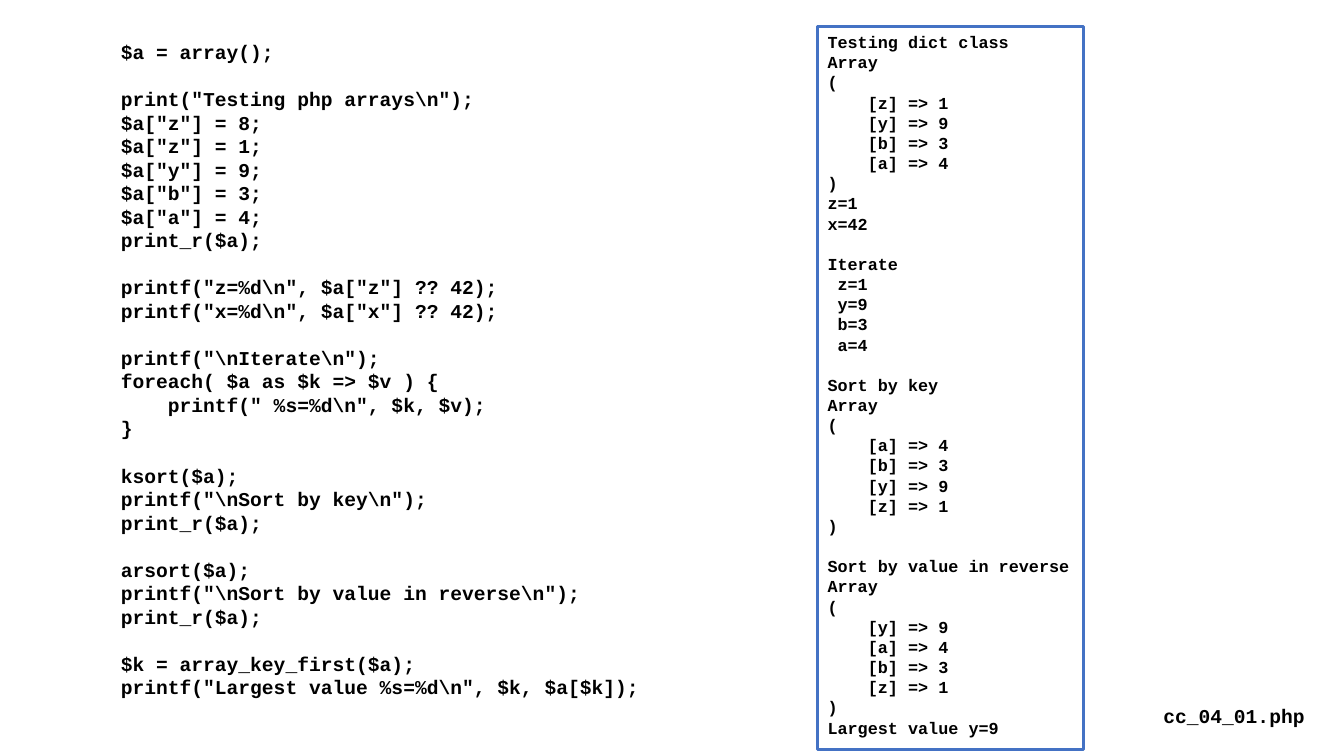
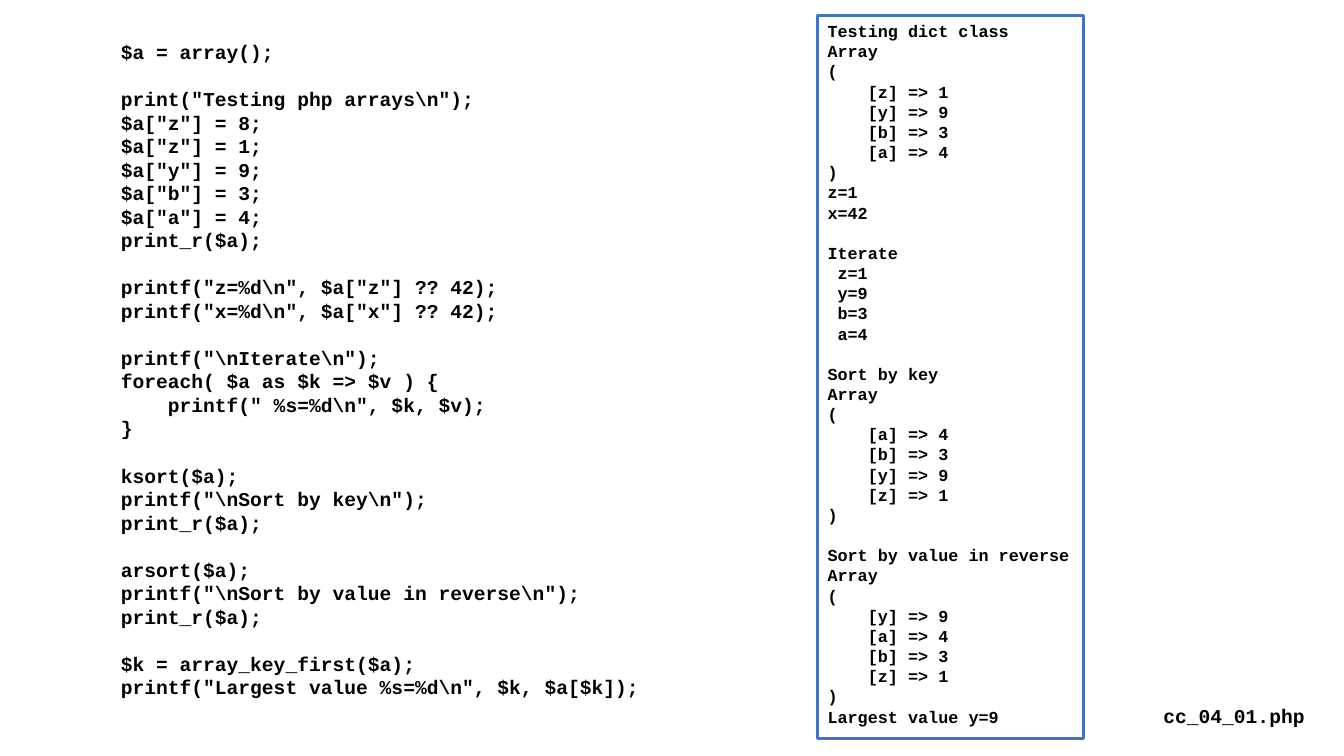
Before and after one commit to csev/cc4e, a slide deck: slide 6 of lectures/CC-04-Data-Structure.pptx (slide 5 before the commit). Drawn at 1344x756 pixels with LibreOffice and Linux fonts; fonts in the diff are those of the drawing. Boxes give left, top, right and bottom in pixels: in the first picture for what was removed or moved away, otherwise in the second. Text is boxed around its words. In the diff, an @@ line names an element or a change of style, - is before the commit and + after.

```diff
--- a/lectures/CC-04-Data-Structure.pptx
+++ b/lectures/CC-04-Data-Structure.pptx
@@ rectangle "Testing dict class" moved from (x1=818, y1=27, x2=1084, y2=750) to (x1=818, y1=16, x2=1084, y2=739) @@
```
Also in this commit, not shown: 2 other slides changed, 14 slides added.
